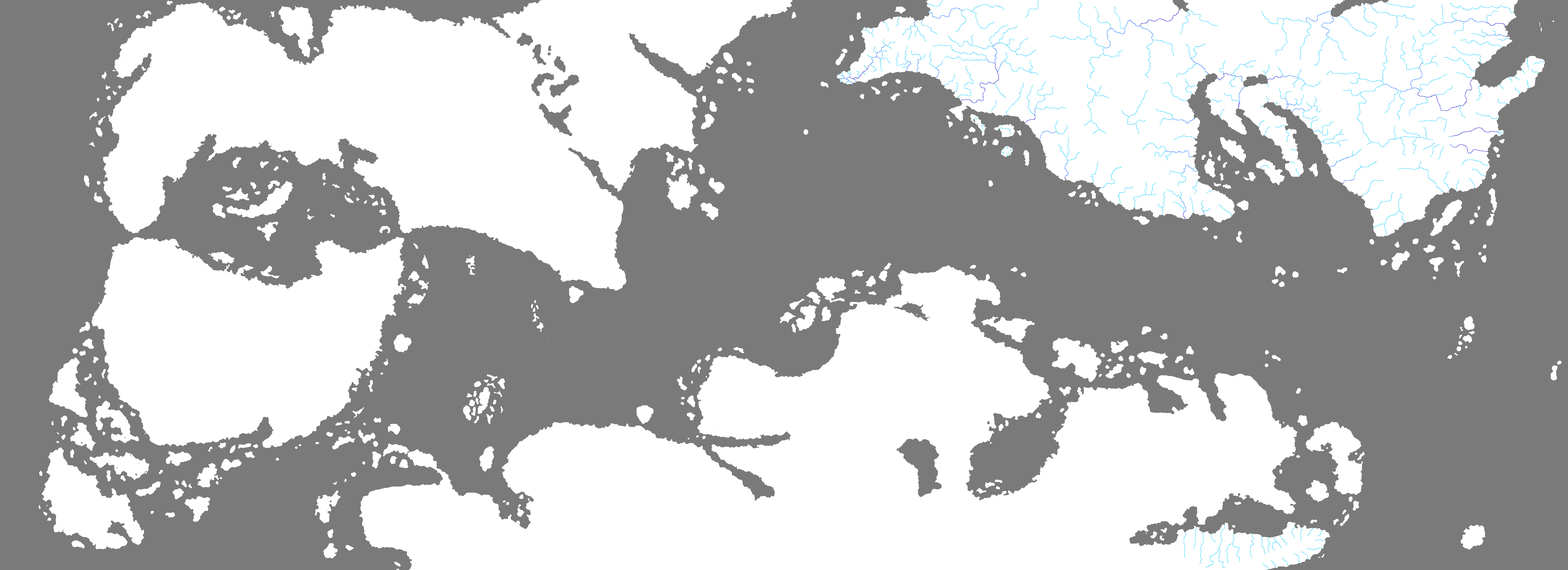
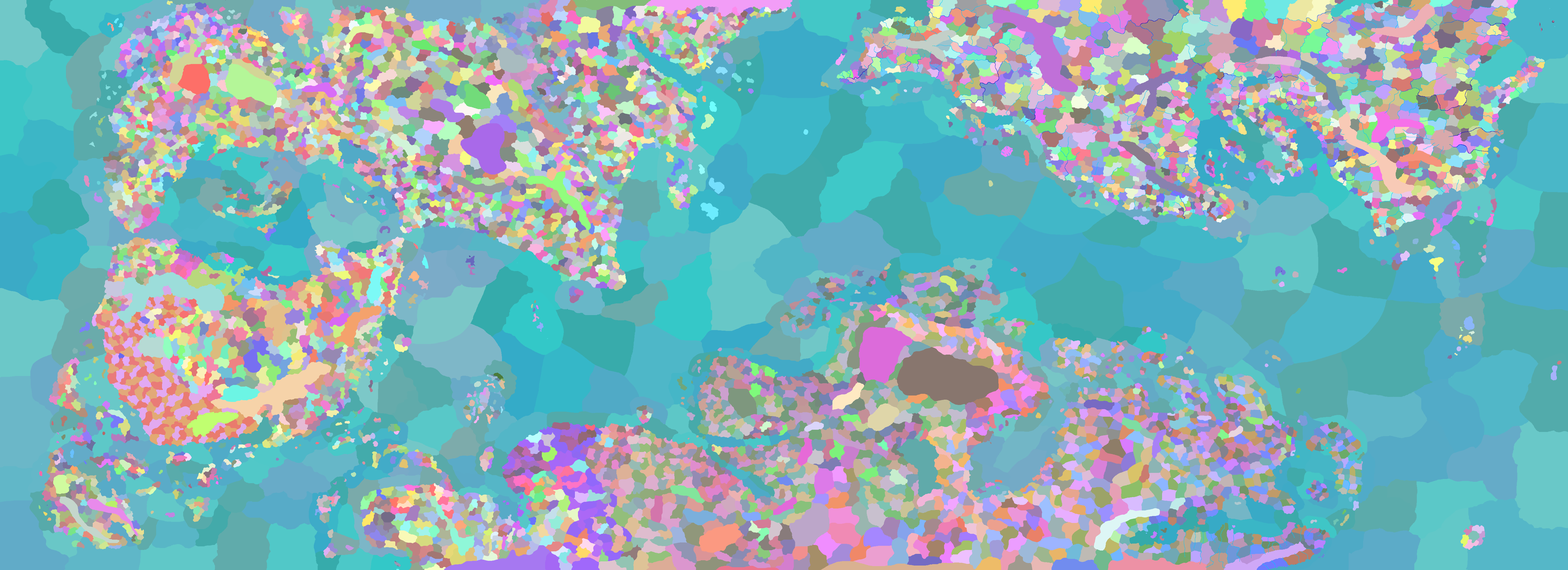
Layered file, before and after one edit (w=1568, h=570). Changes by layer:
painted on "River" over bbox(1311, 107, 1362, 494)
"heightmap": opacity 100% → 40% over bbox(0, 0, 1568, 570)
showed "nationbordersformindman.png" over bbox(0, 0, 1568, 570)
